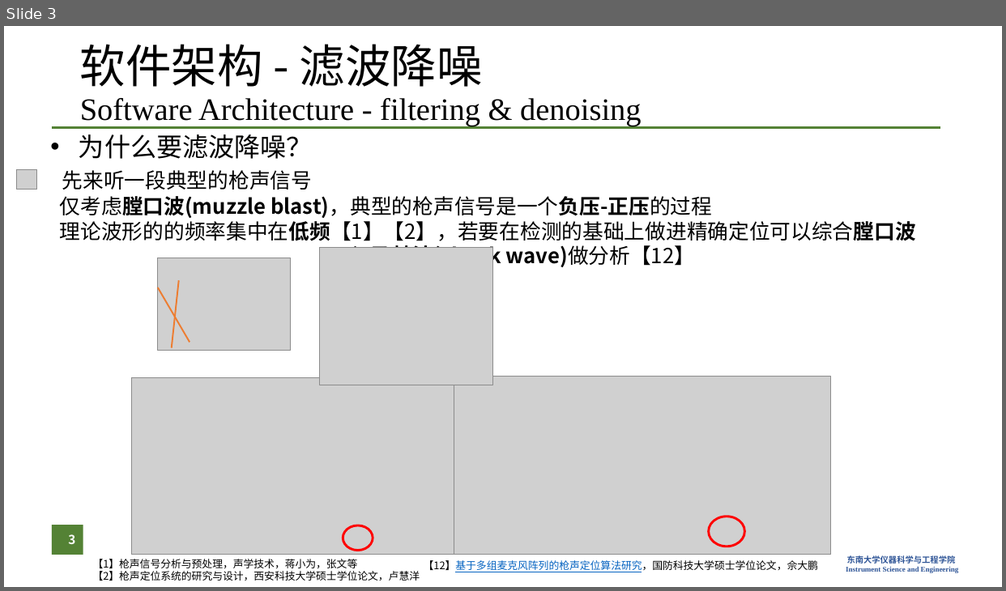
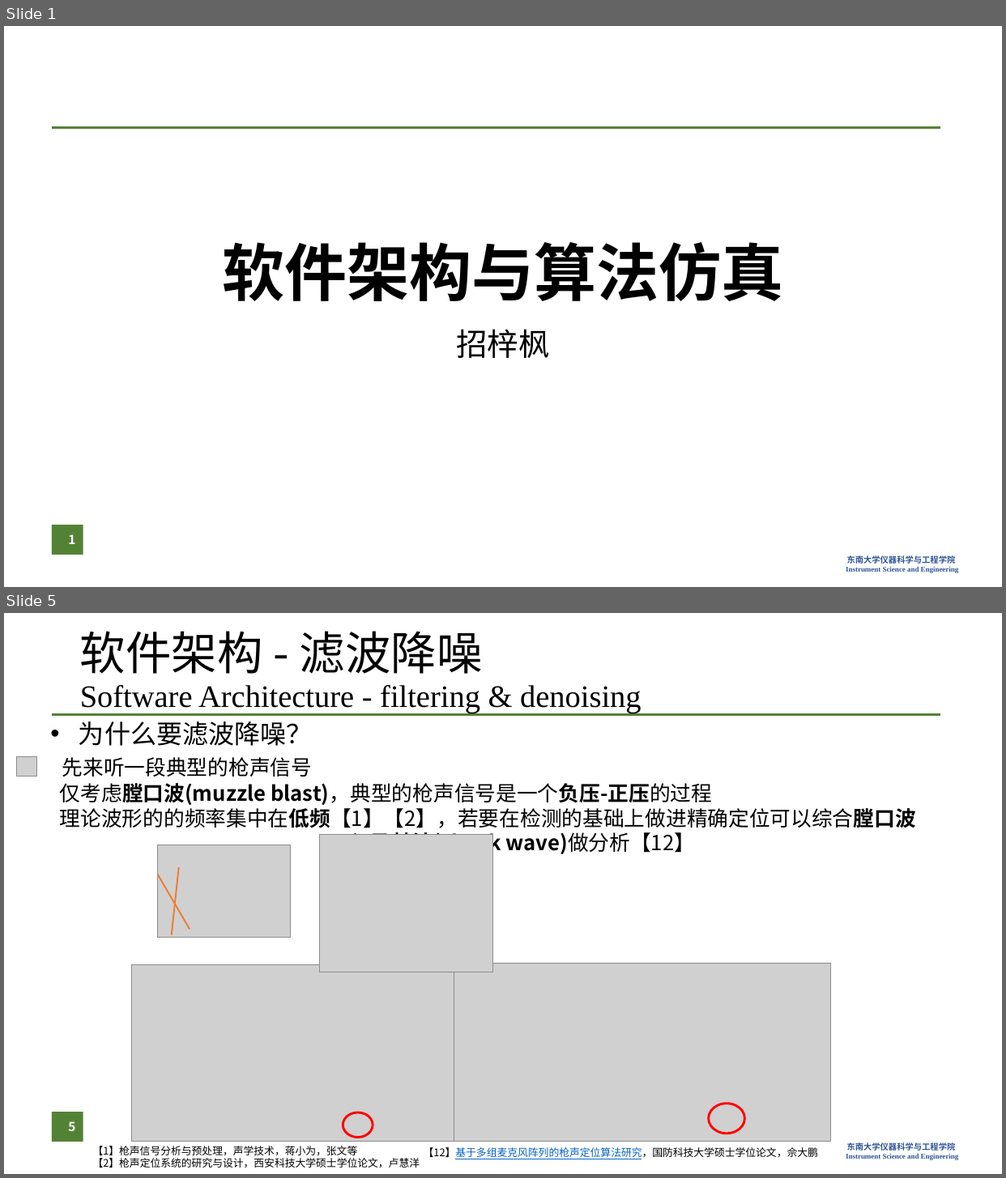
Before and after one commit to zzFon/Gun-Shot-Detection-and-Positioning_Matlab, a slide deck: Presentation.pptx. Shown one above the other, each under a label of ours: slide 3 before the commit, slides 1 and 5 after it; the slides between them are not shown. The pictures are 1006x591 and 1006x1178 pixels, drawn with LibreOffice and Linux fonts; fonts in the diff are those of the drawing; grey boxes stand for pictures; background and template pictures are left out. Boxes give left, top, right and bottom in pixels: in the first picture for what was removed or moved away, otherwise in the second. Text is boxed around its words. In the diff, an @@ line names an element or a change of style, - is before the commit and + after.

```diff
--- a/Presentation.pptx
+++ b/Presentation.pptx
@@ slide 1 added at [4,26,1002,587], background #FFFFFF; not listed: 2 template elements that a slide beside it also shows @@
@@ title added at [222,242,783,301], 60 pt, text #000000, bold @@
+软件架构与算法仿真
@@ subtitle added at [456,329,549,358], 30 pt, text #000000 @@
+招梓枫
@@ page number added at [52,525,83,555], fill #548235, 12 pt, text #FFFFFF, bold @@
+1
@@ what was slide 3 is now slide 5 @@
@@ page number at [68,1122,75,1131]: text changed @@
-3
+5
```
Also in this commit, not shown: 2 slides changed, 3 other slides added, 2 slides removed, 14 other files.
